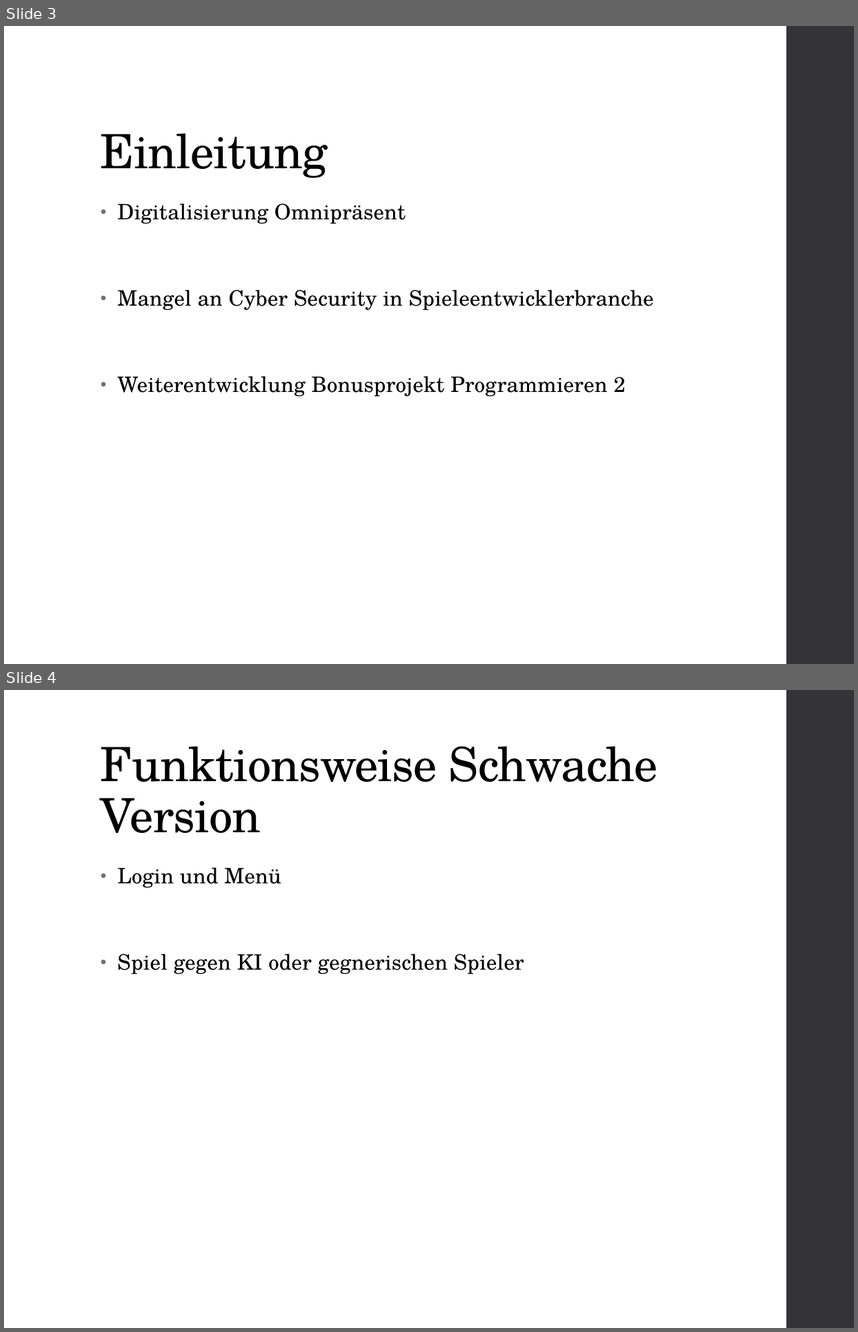
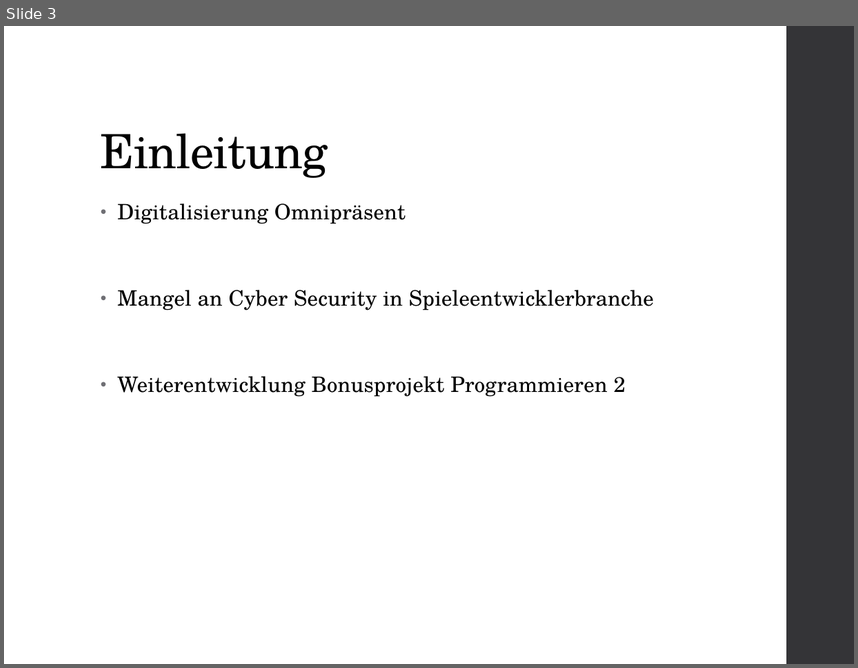
Before and after one commit to hagengruber/chess_server_strong, a slide deck: Chess Server.pptx. Shown one above the other, each under a label of ours: slides 3 and 4 before the commit, slide 3 after it. The pictures are 858x1332 and 858x668 pixels, drawn with LibreOffice and Linux fonts; fonts in the diff are those of the drawing. Boxes give left, top, right and bottom in pixels: in the first picture for what was removed or moved away, otherwise in the second. Text is boxed around its words. In the diff, an @@ line names an element or a change of style, - is before the commit and + after.

```diff
--- a/Chess Server.pptx
+++ b/Chess Server.pptx
@@ slide 4 removed at [4, 690, 854, 1328], background #FFFFFF; not listed: 1 template element that a slide beside it also shows @@
@@ title removed at [101, 746, 658, 833] @@
-Funktionsweise Schwache Version
@@ text removed at [117, 867, 524, 974] @@
-• Login und Menü
-• Spiel gegen KI oder gegnerischen Spieler
```
Also in this commit, not shown: 6 slides added, 3 other slides removed.
